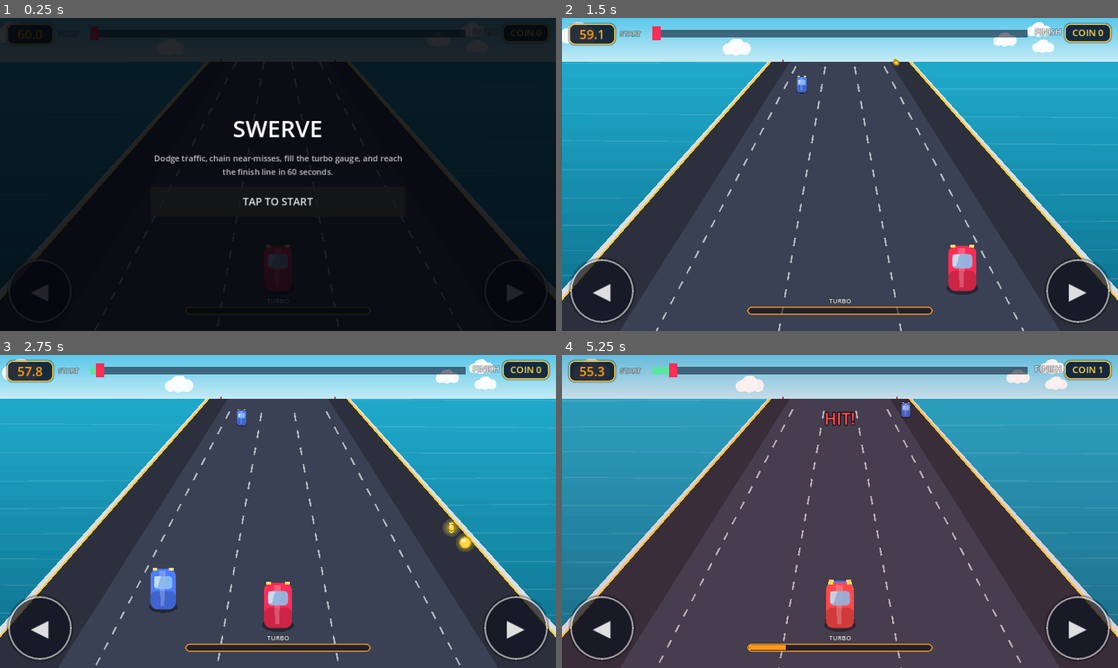
Above: before the commit, frames 1-4 (two rows, left to right).
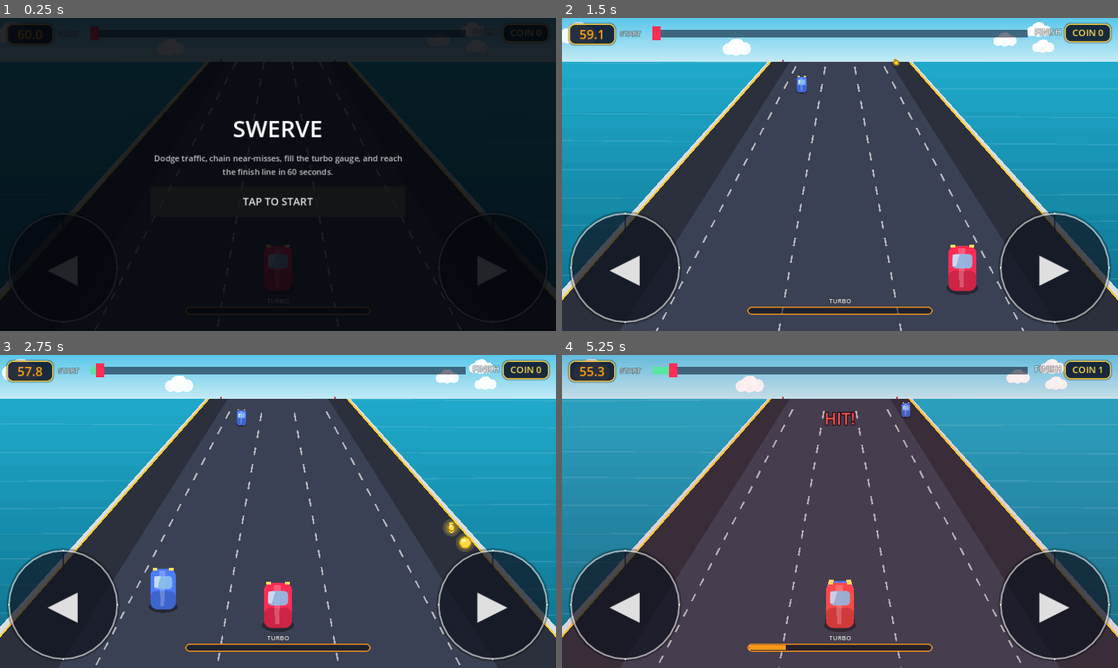
Above: after the commit, the same moments.

Repository: kjs8806/swerve
Game: Godot game, scene res://scenes/Main.tscn
Two runs of this game, one before a commit and one after it. Both use one fixed random seed, a clock stepped at 60 frames per second and the inputs below.
Inputs:
- Up to frame 1 (0.25 s): no input
- Up to frame 2 (1.5 s): click "TAP TO START" at 0.5 s; tap Enter at 1.25, 1.35 s; hold Right from 1.28 s (still down)
- Up to frame 3 (2.75 s): tap Space at 1.52, 2.27 s; release Right at 2.03 s; hold Left from 2.03 s (still down); tap Enter at 2.1 s
- Up to frame 4 (5.25 s): release Left at 2.78 s; hold Right 2.78-4.28 s; tap Enter every 0.75 s from 2.85 to 5.1 s; tap Space at 3.77, 4.52 s; hold Left from 4.28 s (still down)

The runs differ from the first frame. In frame 1, 0.7% of the frame differs, in the area x 1-99%, y 62-98%; in frame 2, 5.6%; in frame 3, 5.6%; in frame 4, 8.9%, in the area x 1-99%, y 61-98%.

Commit message:
Enlarge Godot swerve buttons for on-device touch
Real on-device feedback: 110x110 was too small on a tablet. Bumped to
190x190 (button rect + font size + circular corner radius all scaled
together) and confirmed via the headless harness that they still don't
overlap the turbo gauge or trigger a double lane-jump.

Co-Authored-By: Claude Sonnet 5 <noreply@anthropic.com>
Claude-Session: https://claude.ai/code/session_018FwiYrawYFoWGDQFwqT5XC

Diff:
--- a/godot/scenes/Main.tscn
+++ b/godot/scenes/Main.tscn
@@ -35,10 +35,10 @@
 border_width_right = 3
 border_width_bottom = 3
 border_color = Color(1, 1, 1, 0.55)
-corner_radius_top_left = 60
-corner_radius_top_right = 60
-corner_radius_bottom_right = 60
-corner_radius_bottom_left = 60
+corner_radius_top_left = 100
+corner_radius_top_right = 100
+corner_radius_bottom_right = 100
+corner_radius_bottom_left = 100
 shadow_color = Color(0, 0, 0, 0.4)
 shadow_size = 4
 
@@ -49,10 +49,10 @@
 border_width_right = 3
 border_width_bottom = 3
 border_color = Color(1, 1, 1, 0.8)
-corner_radius_top_left = 60
-corner_radius_top_right = 60
-corner_radius_bottom_right = 60
-corner_radius_bottom_left = 60
+corner_radius_top_left = 100
+corner_radius_top_right = 100
+corner_radius_bottom_right = 100
+corner_radius_bottom_left = 100
 
 [node name="Main" type="Node2D"]
 script = ExtResource("1")
@@ -219,14 +219,14 @@
 anchor_top = 1.0
 anchor_bottom = 1.0
 offset_left = 14.0
-offset_top = -124.0
-offset_right = 124.0
+offset_top = -204.0
+offset_right = 204.0
 offset_bottom = -14.0
 theme_override_styles/normal = SubResource("StyleBoxFlat_btn")
 theme_override_styles/hover = SubResource("StyleBoxFlat_btn")
 theme_override_styles/pressed = SubResource("StyleBoxFlat_btn_pressed")
 theme_override_styles/focus = SubResource("StyleBoxFlat_btn")
-theme_override_font_sizes/font_size = 40
+theme_override_font_sizes/font_size = 68
 text = "◀"
 
 [node name="BtnRight" type="Button" parent="HUD/Root"]
@@ -234,15 +234,15 @@
 anchor_top = 1.0
 anchor_right = 1.0
 anchor_bottom = 1.0
-offset_left = -124.0
-offset_top = -124.0
+offset_left = -204.0
+offset_top = -204.0
 offset_right = -14.0
 offset_bottom = -14.0
 theme_override_styles/normal = SubResource("StyleBoxFlat_btn")
 theme_override_styles/hover = SubResource("StyleBoxFlat_btn")
 theme_override_styles/pressed = SubResource("StyleBoxFlat_btn_pressed")
 theme_override_styles/focus = SubResource("StyleBoxFlat_btn")
-theme_override_font_sizes/font_size = 40
+theme_override_font_sizes/font_size = 68
 text = "▶"
 
 [node name="Overlay" type="Control" parent="HUD/Root"]
